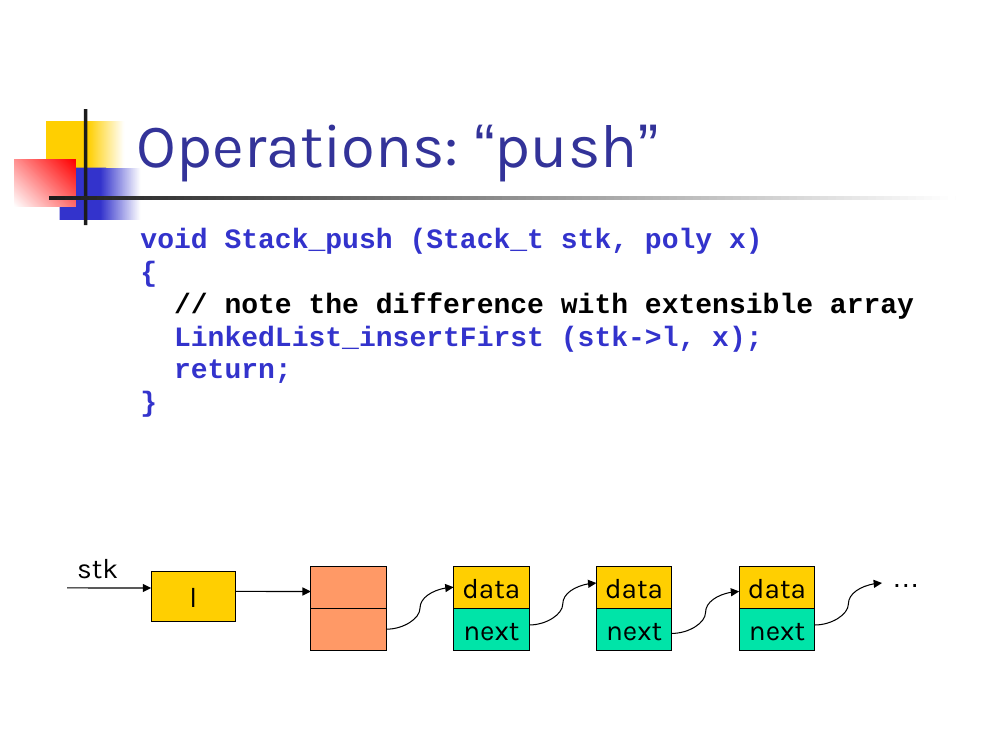
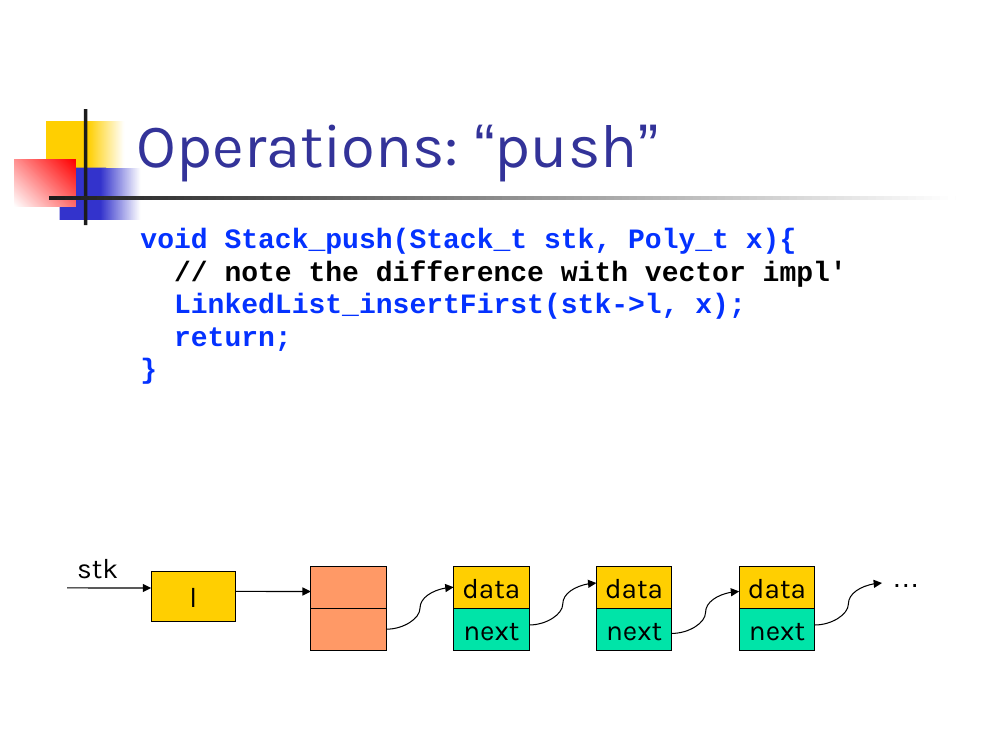
Before and after one commit to csslab-ustc/csslab-ustc.github.io, a slide deck: slide 15 of courses/sysprog/slides/lec15-stack.pptx. Drawn at 1008x756 pixels with LibreOffice and Linux fonts; fonts in the diff are those of the drawing. Boxes give left, top, right and bottom in pixels: in the first picture for what was removed or moved away, otherwise in the second. Text is boxed around its words. In the diff, an @@ line names an element or a change of style, - is before the commit and + after.

```diff
--- a/courses/sysprog/slides/lec15-stack.pptx
+++ b/courses/sysprog/slides/lec15-stack.pptx
@@ text at (x1=140, y1=229, x2=847, y2=319): text changed; text colour #3333CC to #0432FF @@
-void Stack_push (Stack_t stk, poly x)
-{
-// note the difference with extensible array
-LinkedList_insertFirst (stk->l, x);
+void Stack_push(Stack_t stk, Poly_t x){
+// note the difference with vector impl'
+LinkedList_insertFirst(stk->l, x);
@@ text at (x1=174, y1=327, x2=292, y2=351): text colour #3333CC to #0432FF in "return;", "}" @@
```
Also in this commit, not shown: 13 other slides changed, 10 other files.
